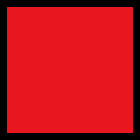
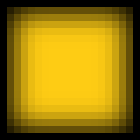
Revision of a layered (140, 140) image; what changed, layer by layer:
painted on "Border copy" over [7, 7, 133, 133]
hid "Z" over [7, 7, 133, 133]
hid "L" over [7, 7, 133, 133]
hid "I" over [7, 7, 133, 133]
hid "T" over [7, 7, 133, 133]
hid "J" over [7, 7, 133, 133]
hid "S" over [7, 7, 133, 133]
